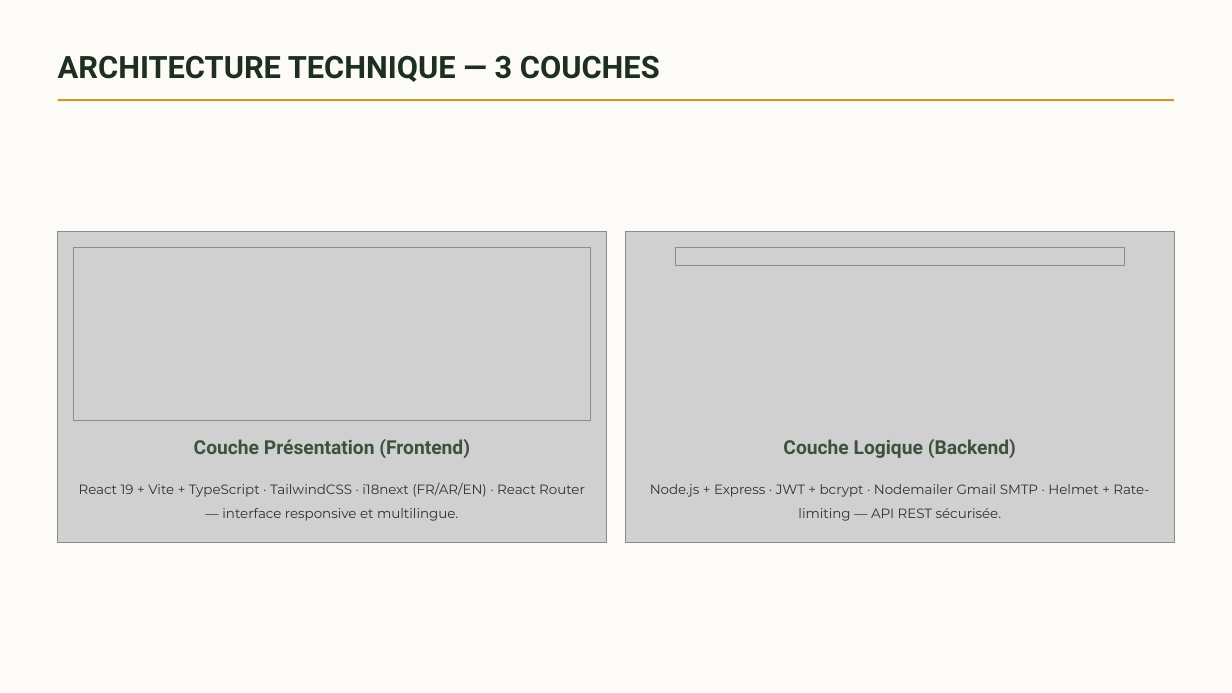
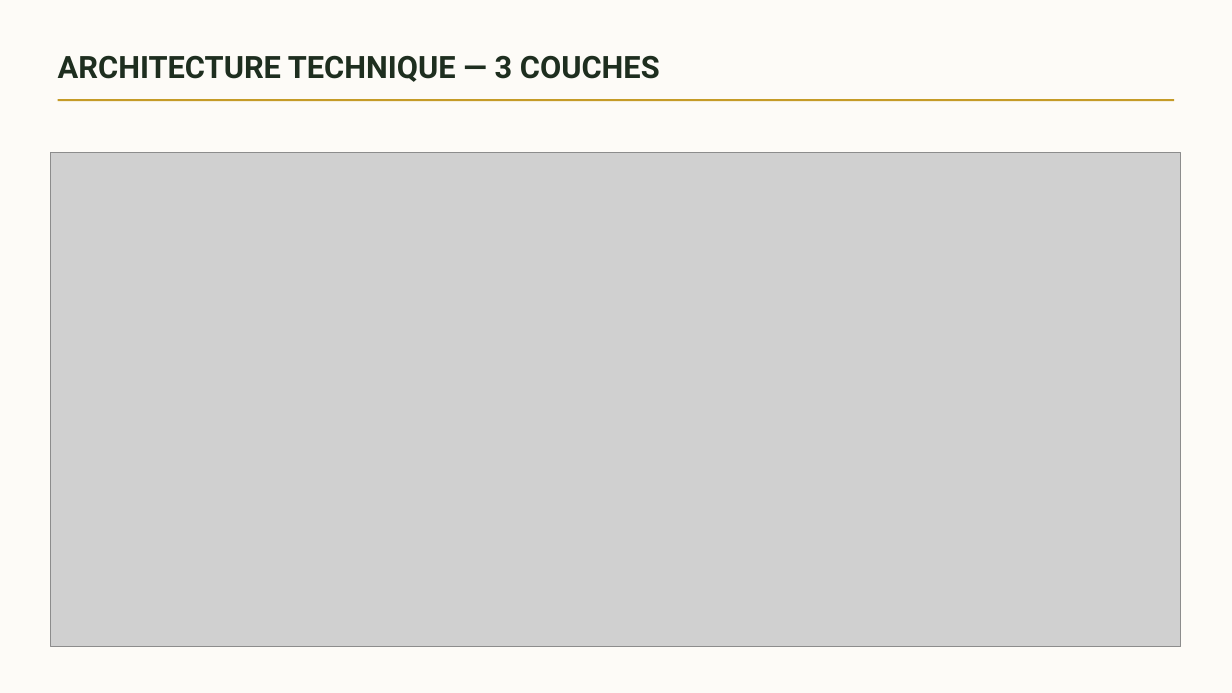
Before and after one commit to yassmine637/project-8470658, a slide deck: slide 7 of attached_assets/PFE_Domaine_Fendri_Yessmine_Hsine.pptx. Drawn at 1232x693 pixels with LibreOffice and Linux fonts; fonts in the diff are those of the drawing; grey boxes stand for pictures; background and template pictures are left out. Boxes give left, top, right and bottom in pixels: in the first picture for what was removed or moved away, otherwise in the second. Text is boxed around its words. In the diff, an @@ line names an element or a change of style, - is before the commit and + after.

```diff
--- a/attached_assets/PFE_Domaine_Fendri_Yessmine_Hsine.pptx
+++ b/attached_assets/PFE_Domaine_Fendri_Yessmine_Hsine.pptx
@@ picture added at (51,152,1181,647) @@
@@ picture removed at (57,232,606,543) @@
@@ picture removed at (626,232,1175,543) @@
@@ picture removed at (73,248,591,421) @@
@@ picture removed at (676,248,1124,266) @@
@@ text removed at (194,439,470,458) @@
-Couche Présentation (Frontend)
@@ text removed at (783,439,1016,458) @@
-Couche Logique (Backend)
@@ text removed at (79,482,585,521) @@
-React 19 + Vite + TypeScript · TailwindCSS · i18next (FR/AR/EN) · React Router — interface responsive et multilingue.
@@ text removed at (650,484,1149,521) @@
-Node.js + Express · JWT + bcrypt · Nodemailer Gmail SMTP · Helmet + Rate-limiting — API REST sécurisée.
```
Also in this commit, not shown: 1 other slide changed, 3 other files.
